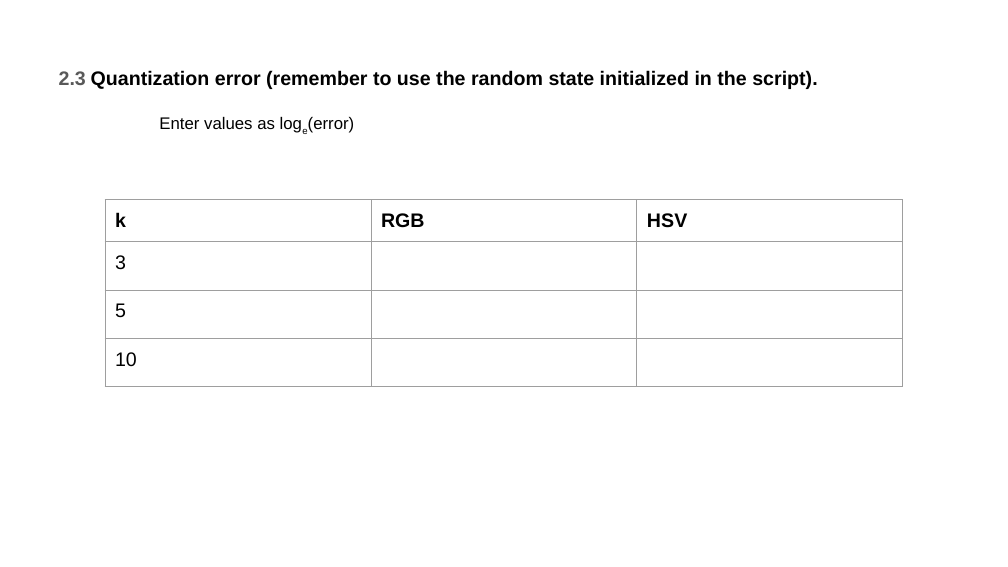
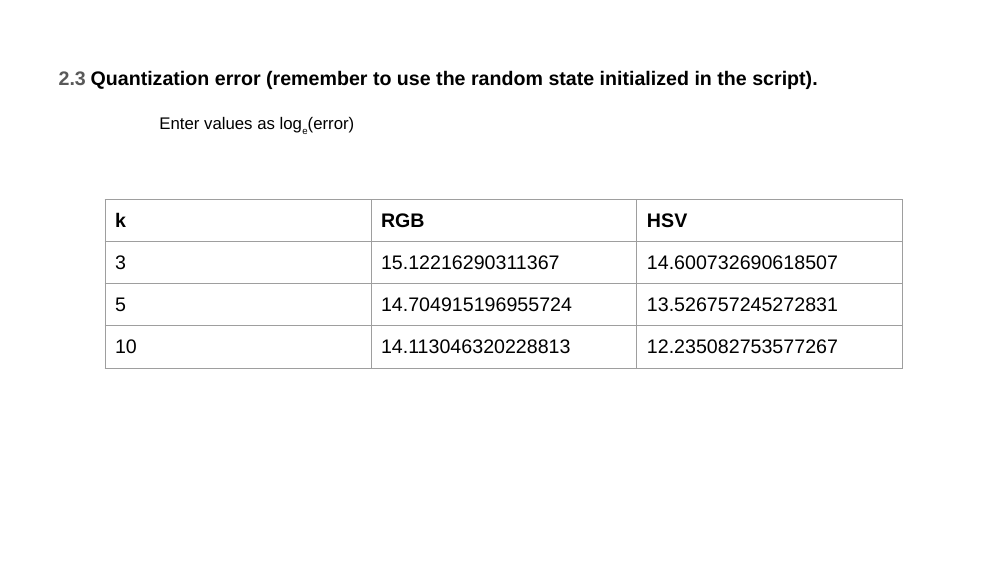
Before and after one commit to wwy305756464/Computer-Vision, a slide deck: slide 5 of HW4/PS4_template.pptx. Drawn at 1008x567 pixels with LibreOffice and Linux fonts; fonts in the diff are those of the drawing. Boxes give left, top, right and bottom in pixels: in the first picture for what was removed or moved away, otherwise in the second. Text is boxed around its words. In the diff, an @@ line names an element or a change of style, - is before the commit and + after.

```diff
--- a/HW4/PS4_template.pptx
+++ b/HW4/PS4_template.pptx
@@ table at (105, 200, 903, 374) @@
-row 2, column 2: 
+row 2, column 2: 15.12216290311367
-row 2, column 3: 
+row 2, column 3: 14.600732690618507
-row 3, column 2: 
+row 3, column 2: 14.704915196955724
-row 3, column 3: 
+row 3, column 3: 13.526757245272831
-row 4, column 2: 
+row 4, column 2: 14.113046320228813
-row 4, column 3: 
+row 4, column 3: 12.235082753577267
```
Also in this commit, not shown: 13 other slides changed, 1 slide added, 1 slide removed, 7 other files.
